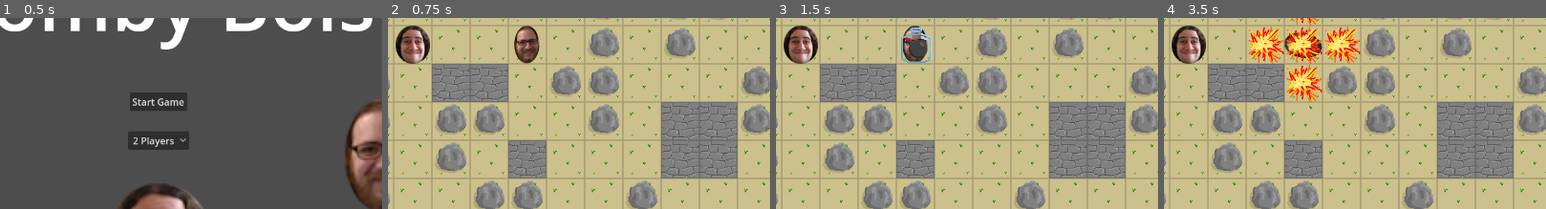
Above: before the commit, frames 1-4 (left to right).
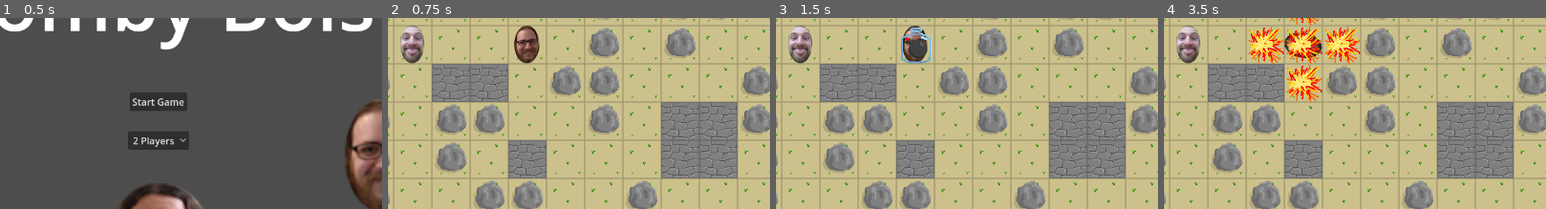
Above: after the commit, the same moments.

Repository: tierriminator/bombyboi
Game: Godot game, scene res://main_menu.tscn
Same seed, same stepped clock (60 frames per second), same inputs: the game is played once before the commit and once after it.
Inputs:
- Up to frame 1 (0.5 s): no input
- Up to frame 2 (0.75 s): click "Start Game" at 0.5 s
- Up to frame 3 (1.5 s): tap Enter at 1.25 s
- Up to frame 4 (3.5 s): tap Space at 2 s; tap Enter at 2.75 s
The pictures show only the part of the screen within x 29-79%, y 18-68%; the shares and areas given below are measured in that part.

Frame 1 is identical in both runs. In frame 2, 1.4% of the frame differs, in the area x 2-11%, y 4-24%; in frame 3, 1.4%; in frame 4, 1.4%.

Commit message:
random players

Diff:
--- a/bombyboi/map.gd
+++ b/bombyboi/map.gd
@@ -59,7 +59,7 @@
 func place_players(players: int) -> void:
 	for player in players:
 		var pos = get_random_spawn()
-		create_player(player, pos)
+		create_player(get_random_player_id(), pos)
 		set_area(pos - Vector2i(0, 1), Vector2i(1, 3), 1)
 		set_area(pos - Vector2i(1, 0), Vector2i(3, 1), 1)
 
@@ -85,6 +85,18 @@
 		return terrain.local_to_map(player.position) == pos
 	return false
 
+func get_random_player_id() -> int:
+	var id = randi_range(0, 2)
+	while player_exists(id + 1):
+		id = (id + 1) % 3
+	return id
+
+func player_exists(id: int) -> bool:
+	for player in get_tree().get_nodes_in_group("players"):
+		if (player.player_id == id):
+			return true
+	return false
+
 # Called every frame. 'delta' is the elapsed time since the previous frame.
 func _process(delta: float) -> void:
 	pass
